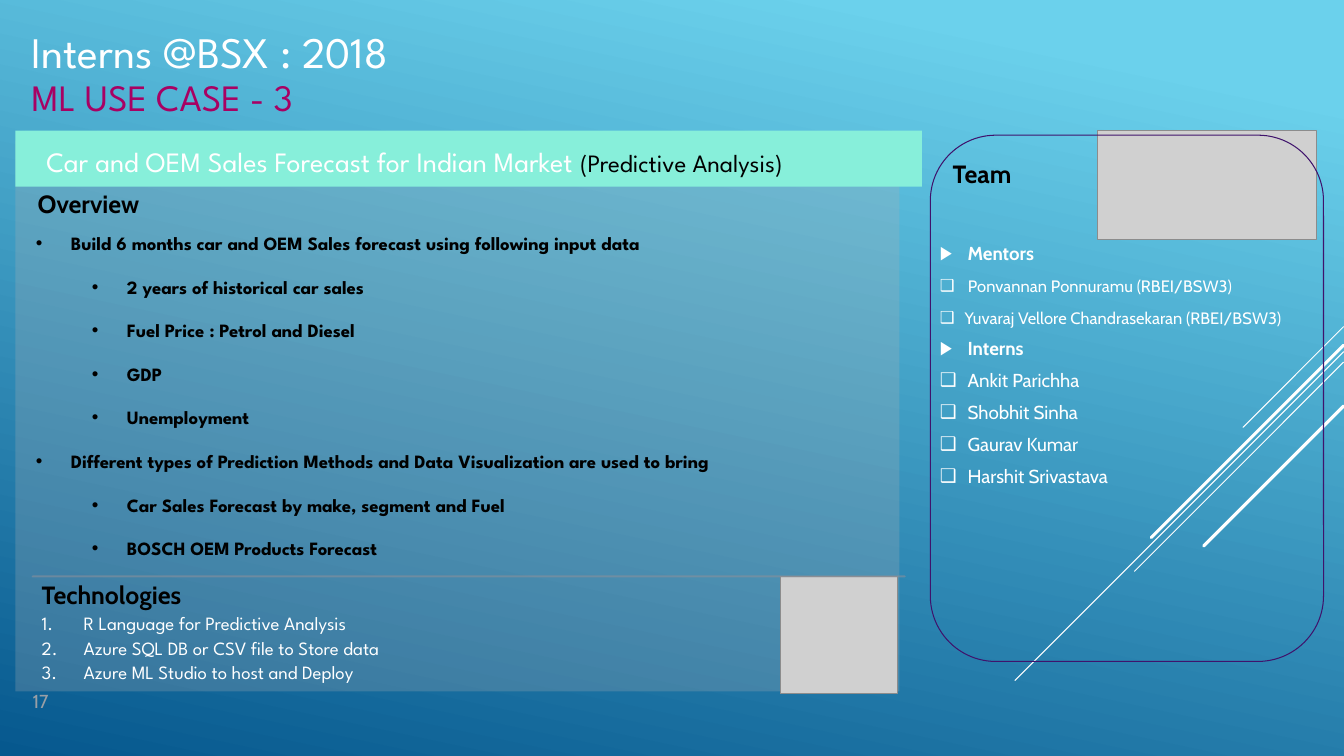
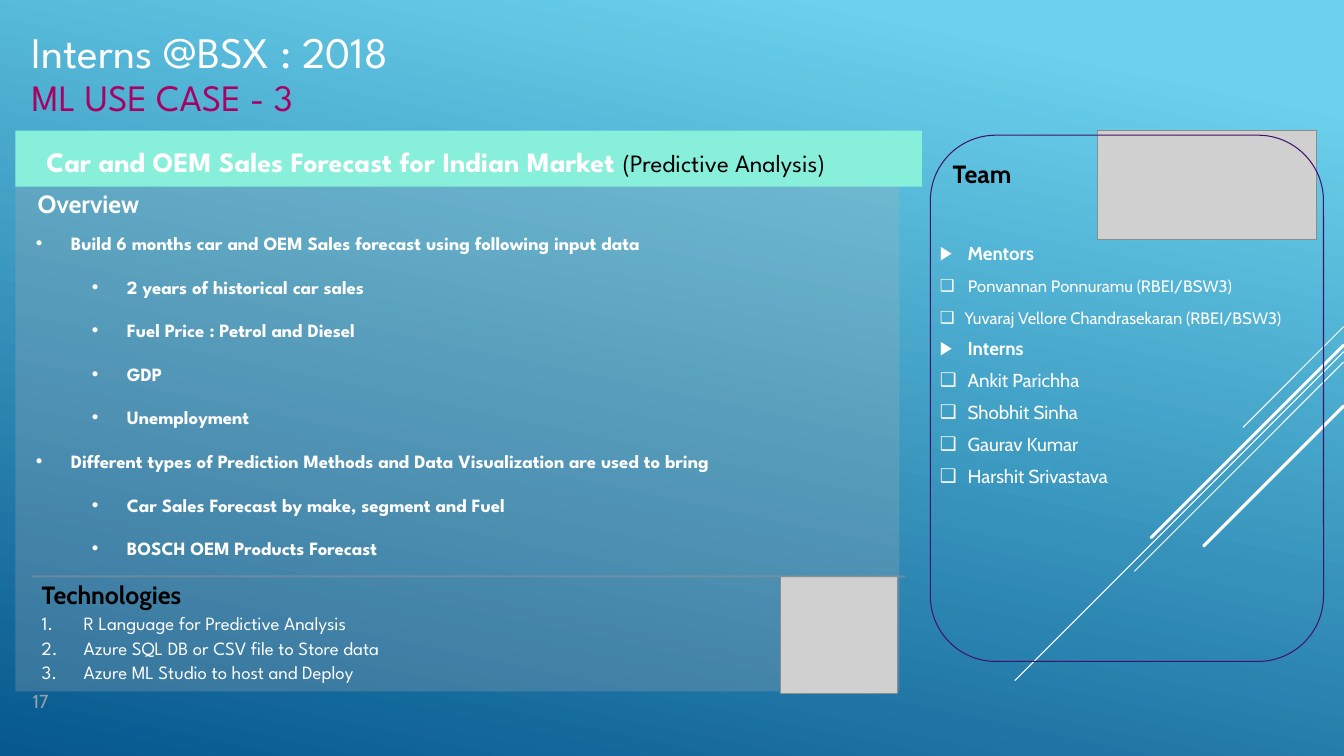
Before and after one commit to ankitparichha/NEWR, a slide deck: slide 17 of NEWPPT.pptx (slide 18 before the commit). Drawn at 1344x756 pixels with LibreOffice and Linux fonts; fonts in the diff are those of the drawing; grey boxes stand for pictures. Boxes give left, top, right and bottom in pixels: in the first picture for what was removed or moved away, otherwise in the second. Text is boxed around its words. In the diff, an @@ line names an element or a change of style, - is before the commit and + after.

Commit message:
LAST PPT

```diff
--- a/NEWPPT.pptx
+++ b/NEWPPT.pptx
@@ text "Car and OEM Sales Forecast ..." at (46,152,825,178): bold on in "Car and OEM Sales Forecast for Indian ..." @@
@@ text "Overview" at (38,195,140,214): text colour #000000 to #FFFFFF @@
@@ text "Build 6 months car and ..." at (71,237,708,555): text colour #000000 to #FFFFFF @@
```
Also in this commit, not shown: 3 other slides changed, 1 slide removed.
